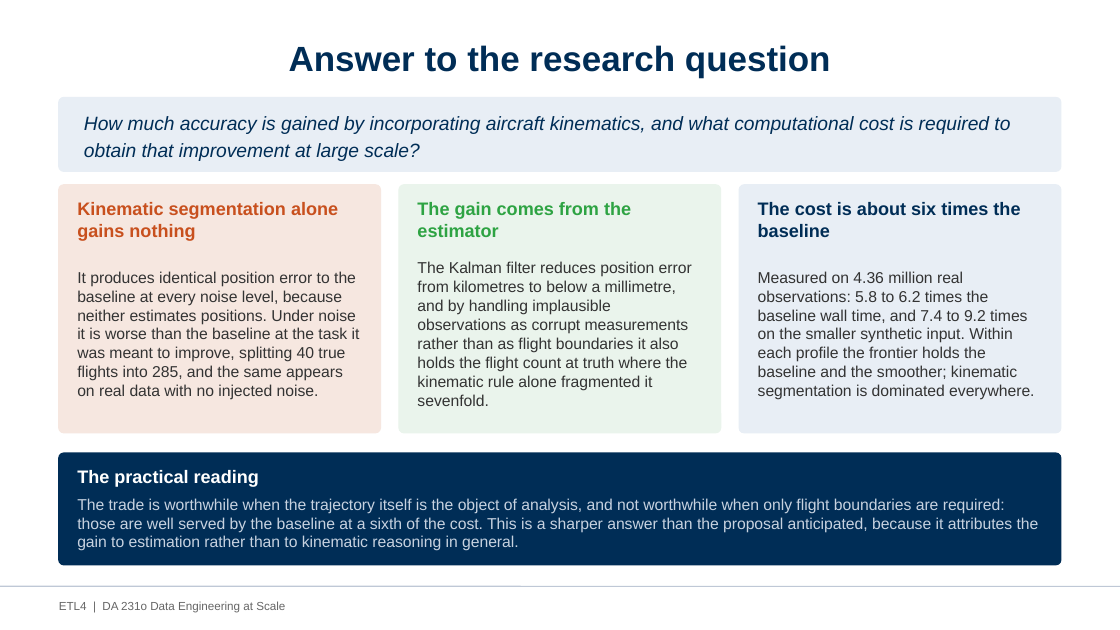
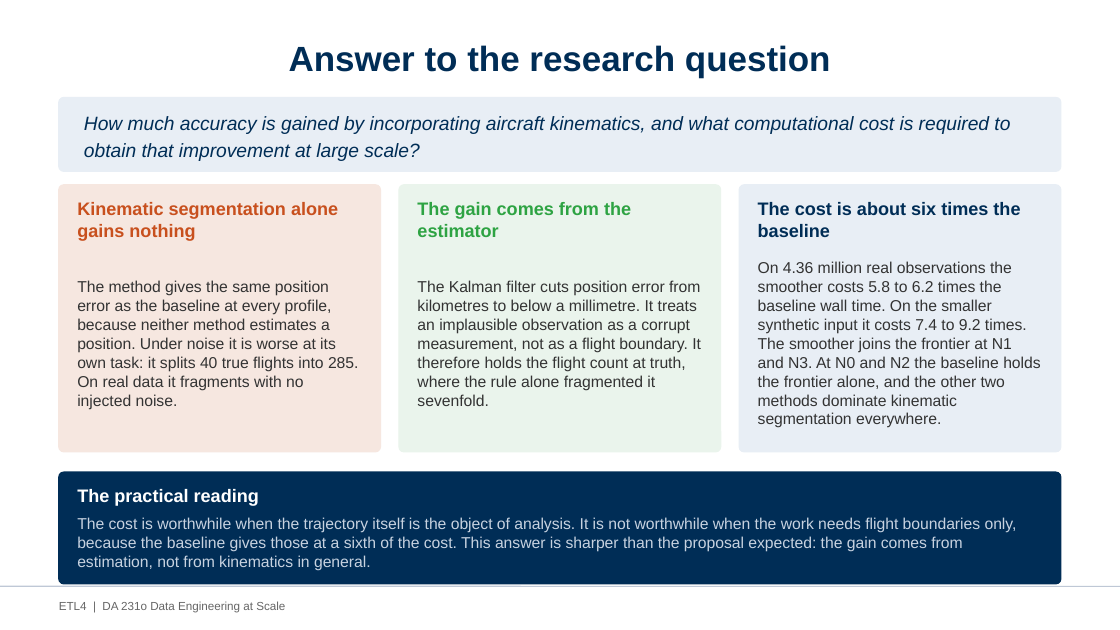
Before and after one commit to AvinashKompalli/Clean-Flight-Paths-from-Noisy-Aircraft-Data-at-Scale, a slide deck: slide 19 of etl4/docs/ETL4_Project_Presentation.pptx (slide 17 before the commit). Drawn at 1120x630 pixels with LibreOffice and Linux fonts; fonts in the diff are those of the drawing. Boxes give left, top, right and bottom in pixels: in the first picture for what was removed or moved away, otherwise in the second. Text is boxed around its words. In the diff, an @@ line names an element or a change of style, - is before the commit and + after.

```diff
--- a/etl4/docs/ETL4_Project_Presentation.pptx
+++ b/etl4/docs/ETL4_Project_Presentation.pptx
@@ rounded rectangle: place and size @@
-rounded rectangle at [59, 185, 381, 433]
+rounded rectangle at [59, 185, 381, 452]
@@ rounded rectangle: place and size @@
-rounded rectangle at [399, 185, 721, 433]
+rounded rectangle at [399, 185, 721, 452]
@@ proportions changed in 3 elements at [59, 185, 381, 452], [399, 185, 721, 452], [739, 185, 1061, 452] @@
@@ rounded rectangle: place and size @@
-rounded rectangle at [739, 185, 1061, 433]
+rounded rectangle at [739, 185, 1061, 452]
@@ text at [758, 261, 1040, 428]: text changed @@
-Measured on 4.36 million real observations: 5.8 to 6.2 times the baseline wall time, and 7.4 to 9.2 times on the smaller synthetic input. Within each profile the frontier holds the baseline and the smoother; kinematic segmentation is dominated everywhere.
+On 4.36 million real observations the smoother costs 5.8 to 6.2 times the baseline wall time. On the smaller synthetic input it costs 7.4 to 9.2 times. The smoother joins the frontier at N1 and N3. At N0 and N2 the baseline holds the frontier alone, and the other two methods dominate kinematic segmentation everywhere.
@@ text at [77, 280, 358, 410]: text changed @@
-It produces identical position error to the baseline at every noise level, because neither estimates positions. Under noise it is worse than the baseline at the task it was meant to improve, splitting 40 true flights into 285, and the same appears on real data with no injected noise.
+The method gives the same position error as the baseline at every profile, because neither method estimates a position. Under noise it is worse at its own task: it splits 40 true flights into 285. On real data it fragments with no injected noise.
@@ text at [417, 280, 701, 406]: text changed @@
-The Kalman filter reduces position error from kilometres to below a millimetre, and by handling implausible observations as corrupt measurements rather than as flight boundaries it also holds the flight count at truth where the kinematic rule alone fragmented it sevenfold.
+The Kalman filter cuts position error from kilometres to below a millimetre. It treats an implausible observation as a corrupt measurement, not as a flight boundary. It therefore holds the flight count at truth, where the rule alone fragmented it sevenfold.
@@ rounded rectangle: place and size @@
-rounded rectangle at [59, 453, 1061, 565]
+rounded rectangle at [59, 472, 1061, 584]
@@ text "The practical reading": place and size @@
-text "The practical reading" at [77, 470, 259, 487]
+text "The practical reading" at [77, 489, 259, 506]
@@ text at [77, 517, 1017, 571]: text changed @@
-The trade is worthwhile when the trajectory itself is the object of analysis, and not worthwhile when only flight boundaries are required: those are well served by the baseline at a sixth of the cost. This is a sharper answer than the proposal anticipated, because it attributes the gain to estimation rather than to kinematic reasoning in general.
+The cost is worthwhile when the trajectory itself is the object of analysis. It is not worthwhile when the work needs flight boundaries only, because the baseline gives those at a sixth of the cost. This answer is sharper than the proposal expected: the gain comes from estimation, not from kinematics in general.
```
Also in this commit, not shown: 14 other slides changed, 3 slides added, 1 slide removed, 1 other file.
